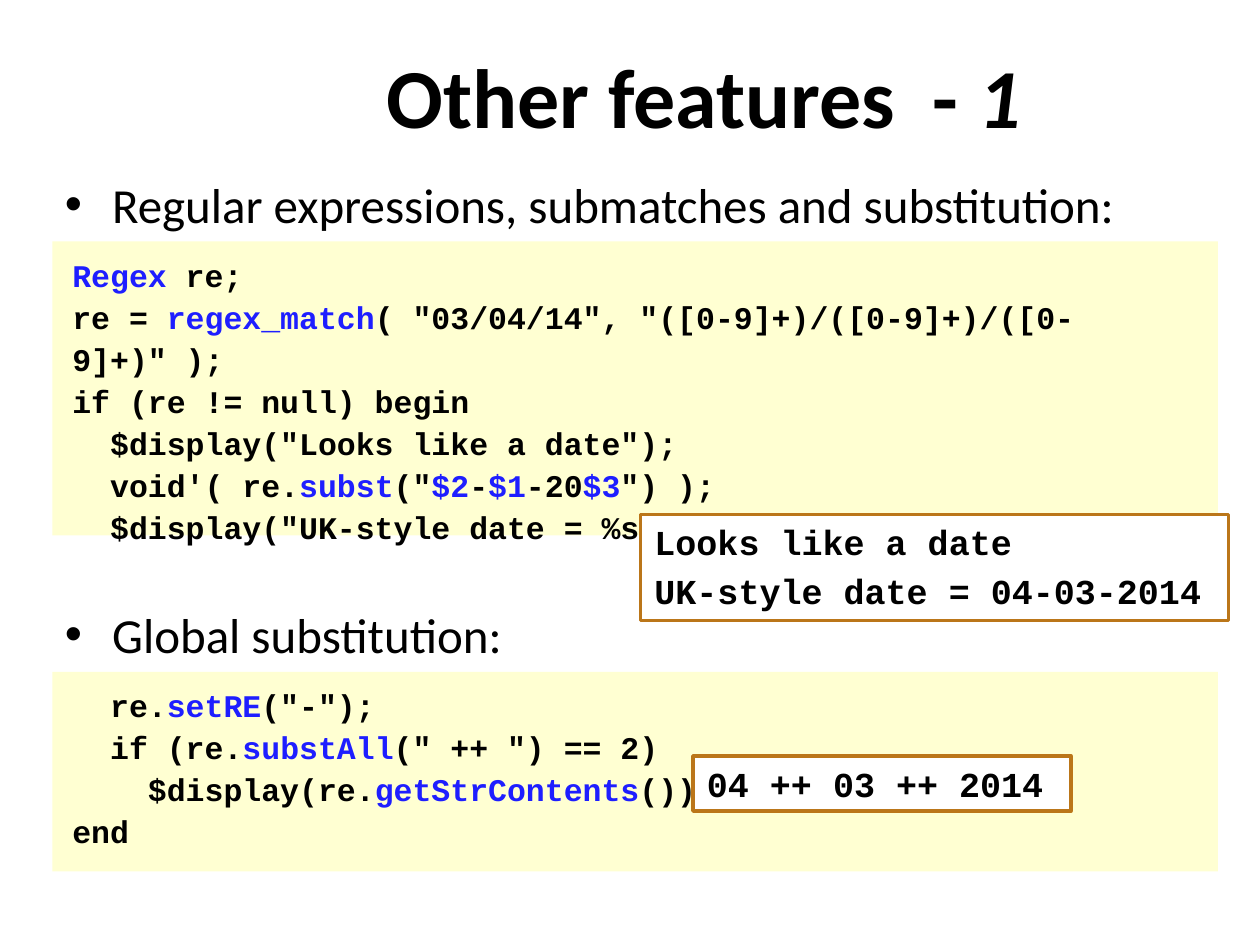
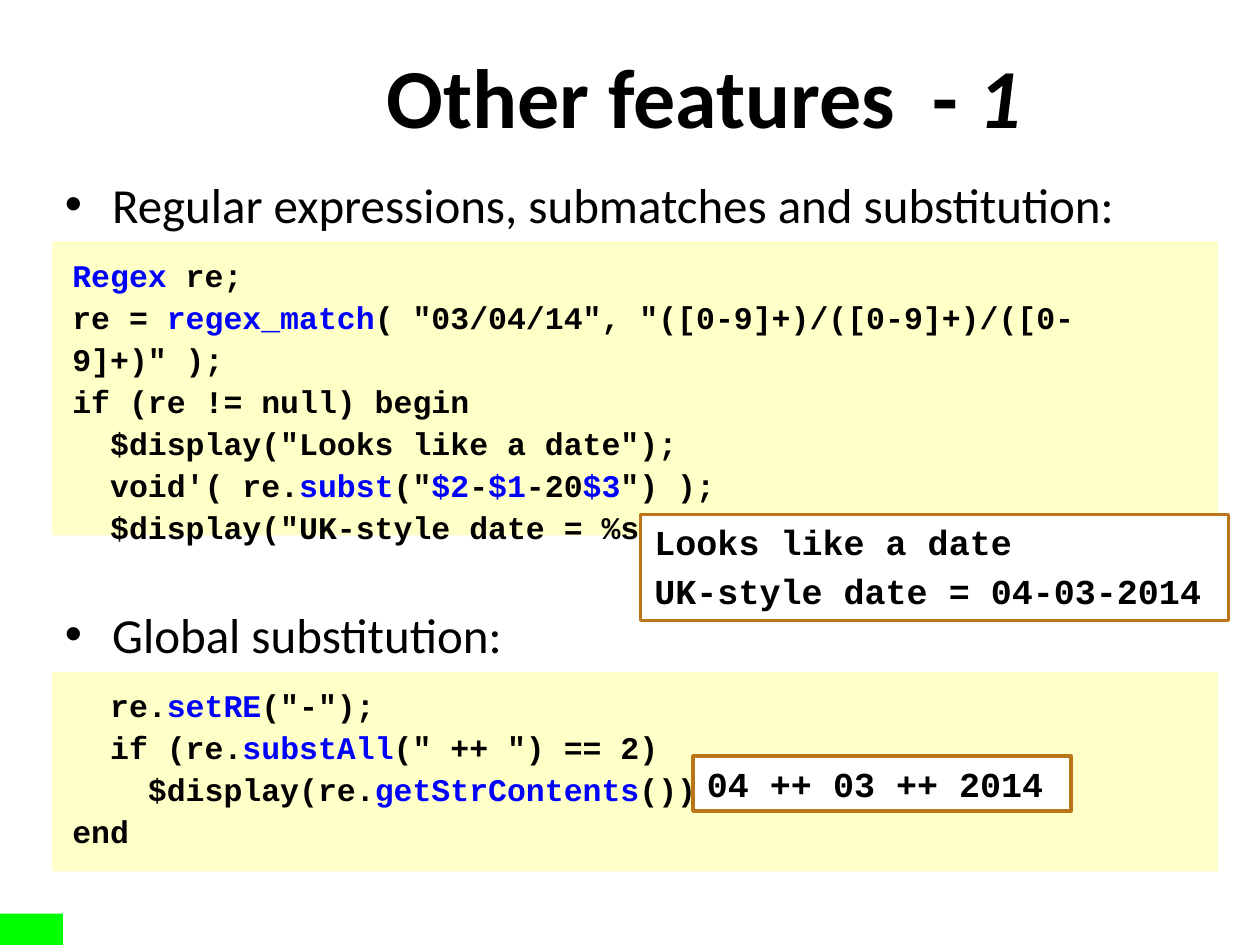
Before and after one commit to xiaoweish/svlib, a slide deck: slide 7 of svlib/doc/163-aq602-latest-draft.pptm. Drawn at 1260x945 pixels with LibreOffice and Linux fonts; fonts in the diff are those of the drawing; background and template pictures are left out. Boxes give left, top, right and bottom in pixels: in the first picture for what was removed or moved away, otherwise in the second. Text is boxed around its words. In the diff, an @@ line names an element or a change of style, - is before the commit and + after.

```diff
--- a/svlib/doc/163-aq602-latest-draft.pptm
+++ b/svlib/doc/163-aq602-latest-draft.pptm
@@ rectangle "Regex re;" at [53, 242, 1218, 536]: fill #FFFFD2 to #FFFFC8 @@
@@ text in rectangle at [72, 266, 1093, 548]: text colour #1E1EFF to #0000FF in "Regex", "regex_match(", "re.subst("$2-$1-20$3")", "re.getStrContents());" @@
@@ rectangle "re.setRE("-");" at [53, 672, 1218, 871]: fill #FFFFD2 to #FFFFC8 @@
@@ text in rectangle at [110, 694, 715, 810]: text colour #1E1EFF to #0000FF in "re.setRE("-");", "(re.substAll("", "$display(re.getStrContents());" @@
@@ rectangle added at [0, 914, 63, 945], fill #00FF00 @@
```
Also in this commit, not shown: 16 other slides changed.
